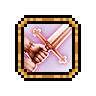
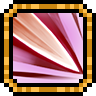
The second 96 × 96 image is a revision of the first. Changes to its layers:
painted on "Calque 1" over [0, 0, 96, 96]
hid "Fighting_Two_Handed_T", painted on it over [9, 9, 88, 88]
showed "Fighting_Ability_Pierce_T", painted on it over [9, 9, 88, 88]
